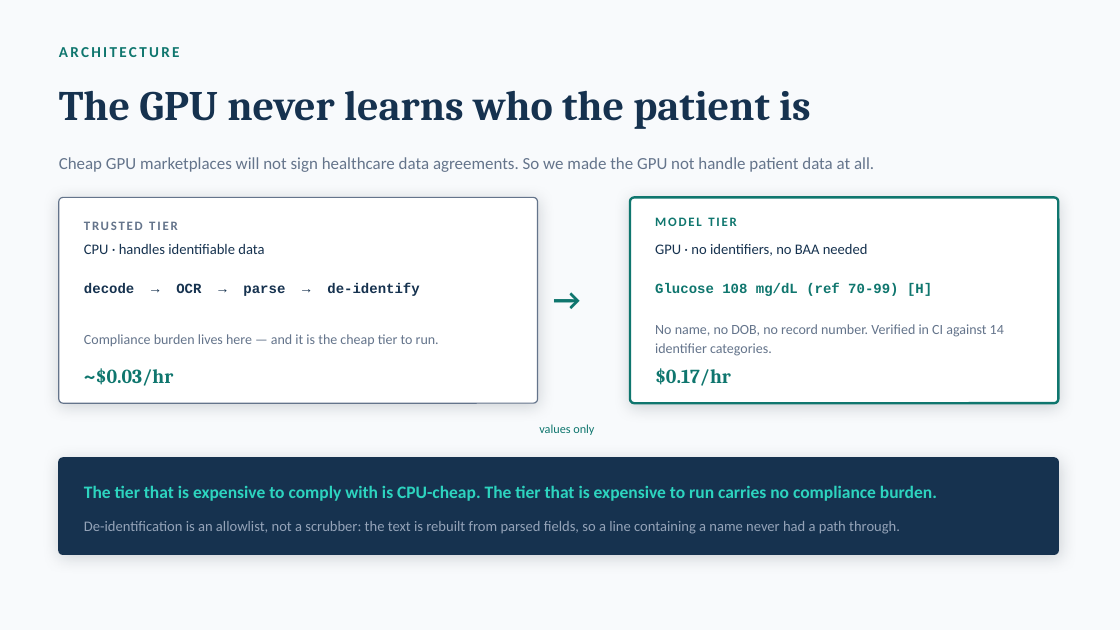
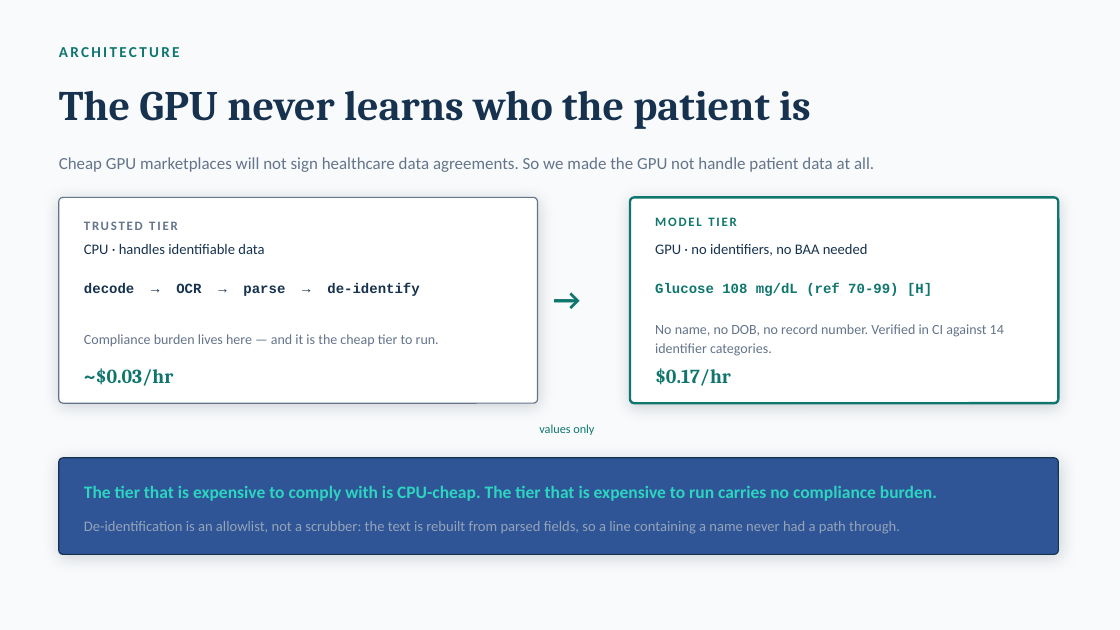
Before and after one commit to marisprabhu/PlainMed, a slide deck: slide 5 of Videos Pitch/PlainMed-GTC.pptx. Drawn at 1120x630 pixels with LibreOffice and Linux fonts; fonts in the diff are those of the drawing. Boxes give left, top, right and bottom in pixels: in the first picture for what was removed or moved away, otherwise in the second. Text is boxed around its words. In the diff, an @@ line names an element or a change of style, - is before the commit and + after.

```diff
--- a/Videos Pitch/PlainMed-GTC.pptx
+++ b/Videos Pitch/PlainMed-GTC.pptx
@@ rounded rectangle at box(59, 458, 1059, 555): fill #16324F to #2F5597 @@
```
Also in this commit, not shown: 6 other slides changed, 1 other file.
